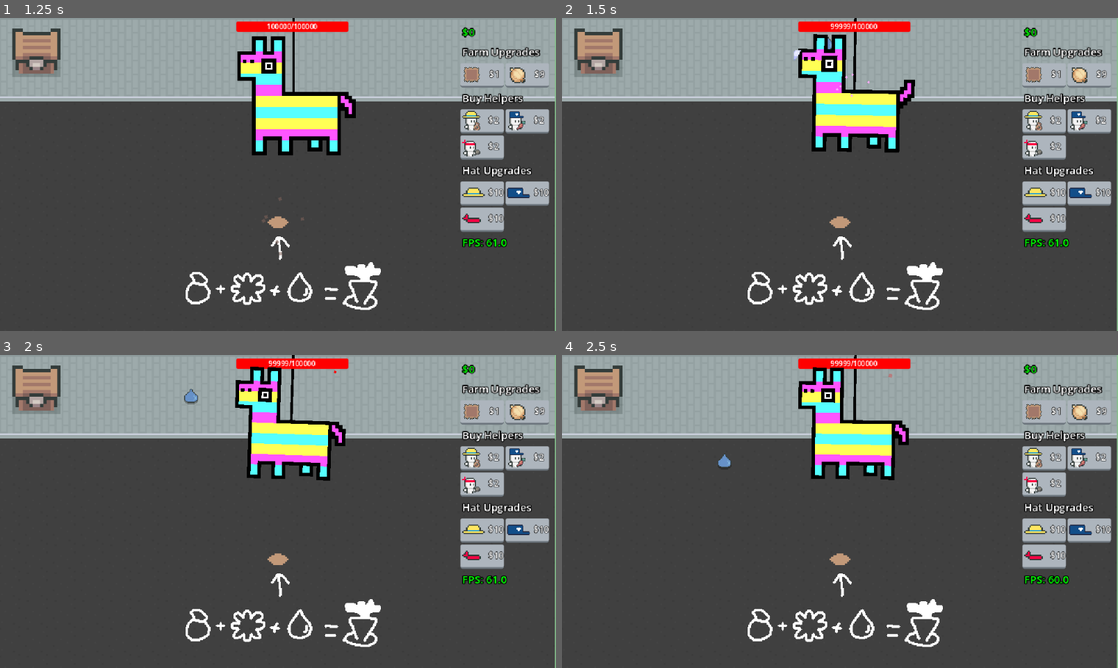
Above: before the commit, frames 1-4 (two rows, left to right).
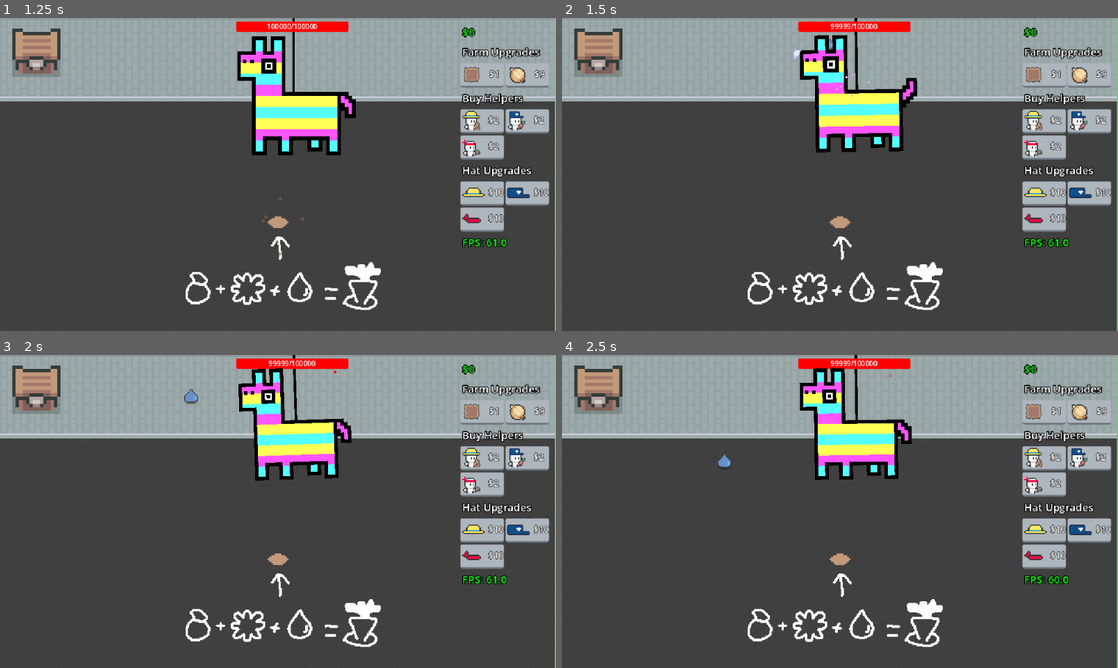
Above: after the commit, the same moments.

Repository: eric-marsh/farminata
Game: Godot game, scene res://scene/scene_switcher.tscn
Same seed, same stepped clock (60 frames per second), same inputs: the game is played once before the commit and once after it. Sound files missing from this copy of the repository are replaced by a short silence.
Inputs (mouse positions are in pixels of both pictures, inside the frame that each line leads up to):
- Up to frame 1 (1.25 s): tap Enter at 0.5 s; drag from (278, 218) to (38, 58) at 0.52 s
- Up to frame 2 (1.5 s): drag from (851, 86) to (840, 218) at 1.27 s
- Up to frame 3 (2 s): no input
- Up to frame 4 (2.5 s): move the mouse to (751, 398) at 2.02 s; tap Mouse wheel down (SCROLL_DOWN) at 2.1 s; click (751, 398) at 2.17 s

Frame 1 is identical in both runs. In frame 2, 1.9% of the frame differs, in the area x 42-64%, y 0-44%; in frame 3, 2.7%, in the area x 42-64%, y 0-41%; in frame 4, 1.7%.

Commit message:
show enviornment after 3 plots

Diff:
--- a/scene/enviornment.gd
+++ b/scene/enviornment.gd
@@ -35,7 +35,7 @@
 const SNAIL = preload("res://scene/snail.tscn")
 func update_enviornment_layer():
 	var total_plots: int = PlotUtil.get_total_plots()
-	if(total_plots < 4):
+	if(total_plots < 3):
 		if(total_plots > 2):
 			$"../Tutorial".visible = false
 			return
@@ -90,7 +90,7 @@
 
 var min_scale = 1.0
 var max_scale = 2.5
-var min_plots_grass_growth: int = 10
+var min_plots_grass_growth: int = 3
 func update_target_grass_scale():
 	if State.num_plots < min_plots_grass_growth:
 		return
--- a/script/piniata.gd
+++ b/script/piniata.gd
@@ -167,8 +167,8 @@
 			player_hit_piniata(State.hit_strength)
 
 func player_hit_piniata(strength: float)->void:
-	check_for_gameover(State.hit_strength)
-	hit_piniata(State.hit_strength, get_global_mouse_position())
+	check_for_gameover(strength)
+	hit_piniata(strength, get_global_mouse_position())
 	Util.create_slash_animation(get_global_mouse_position(), strength > 0)
 	if Globals.AudioNode:
 		Globals.AudioNode.play_hit_piniata_sound()
